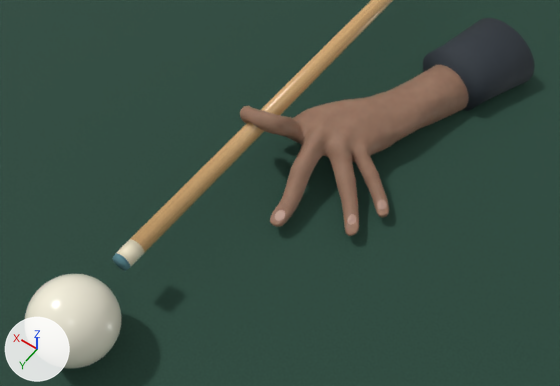
What one commit did to the Blender file art/studies/closed-bridge-hand.blend.
Rendered twice from a 50 mm lens placed at (-0.199, 0.309, 0.45), pointed at (0.0, 0.031, 0.013). The axes (+X, +Y, +Z) are drawn at lower left. The lights are the same throughout. The first picture is the older version.

In view in the first picture: 'Anatomical left bridge hand', 'Cloth bed', 'Cream ferrule', 'Cue ball', 'Maple shaft', 'Shirt cuff', 'Surface of fingernail 3', 'Surface of fingernail 4', 'Surface of fingernail 5' and 1 more.
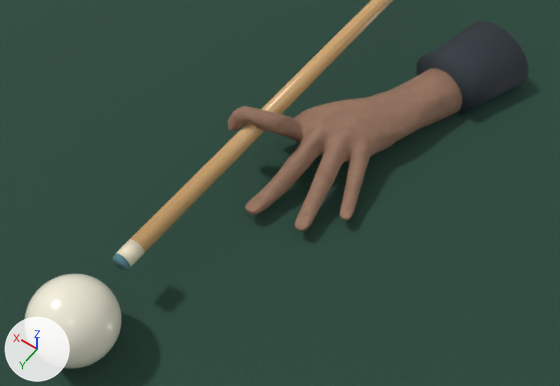
Edits to the bpy script that builds the scene:
```text
Change me_anatomical_left_bridge_hand:
    used by ob_anatomical_left_bridge_hand; location = (0.0, 0.0, 0.0)
    remove me_anatomical_left_bridge_hand.from_pydata(...)  # 27529 vertices, 27489 faces; spans x -0.074..0.054, y -0.165..0.055, z 0.0..0.057
    add me_anatomical_left_bridge_hand.from_pydata(...)  # 27529 vertices, 27489 faces; spans x -0.074..0.057, y -0.165..0.056, z 0.0..0.058
    me_anatomical_left_bridge_hand part 1: 18396 of 27529 vertices moved; they spanned x -0.071..0.054, y -0.035..0.055, z 0.003..0.057 and now span x -0.051..0.057, y -0.035..0.056, z 0.004..0.058; mean shift (0.012, 0.006, 0.0); largest move (-0.059, 0.03, 0.009) -> (-0.026, 0.048, 0.01)
Remove ob_surface_of_fingernail_3:
    ob_surface_of_fingernail_3 = bpy.data.objects.new('Surface of fingernail 3', me_surface_of_fingernail_3)
    ob_surface_of_fingernail_3.location = (0.0, 0.0, 0.0)
Remove ob_surface_of_fingernail_4:
    ob_surface_of_fingernail_4 = bpy.data.objects.new('Surface of fingernail 4', me_surface_of_fingernail_4)
    ob_surface_of_fingernail_4.location = (0.0, 0.0, 0.0)
Remove ob_surface_of_fingernail_5:
    ob_surface_of_fingernail_5 = bpy.data.objects.new('Surface of fingernail 5', me_surface_of_fingernail_5)
    ob_surface_of_fingernail_5.location = (0.0, 0.0, 0.0)
Change ob_shirt_cuff:
    ob_shirt_cuff.location: (-0.0442, -0.1407, 0.0129) -> (-0.042, -0.1341, 0.0129)
```

Boxes (x1, y1, x2, y2) around the edits, measured in the pictures (560 x 386 px; the box of a moved part takes in the faces that stretch with it):
'Anatomical left bridge hand', reshaped
    before: (240, 65, 469, 236)
    after: (228, 68, 462, 231)
'Shirt cuff', moved
    before: (423, 18, 534, 111)
    after: (416, 21, 528, 115)
'Surface of fingernail 3', deleted
    before: (275, 210, 285, 221)
'Surface of fingernail 5', deleted
    before: (377, 200, 387, 209)
'Surface of fingernail 4', deleted
    before: (348, 214, 356, 225)
part 1 of me_anatomical_left_bridge_hand, moved or reshaped
    before: (240, 106, 389, 236)
    after: (228, 106, 373, 231)
